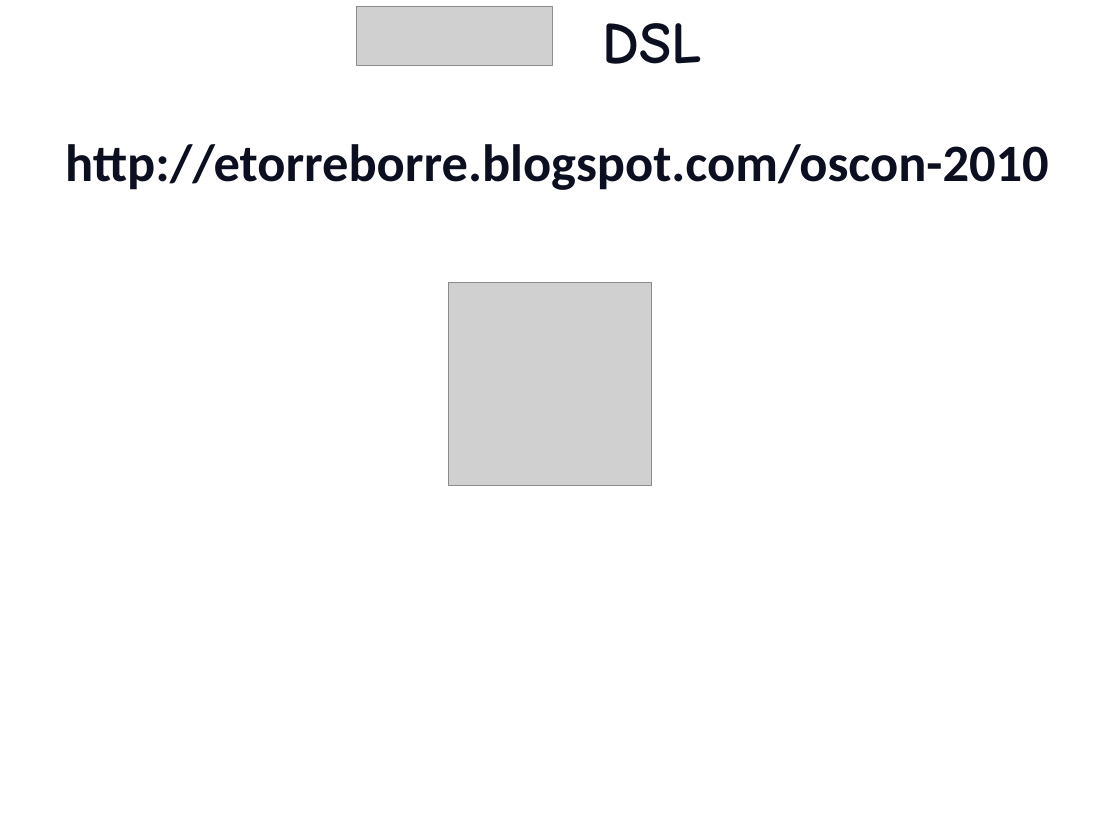
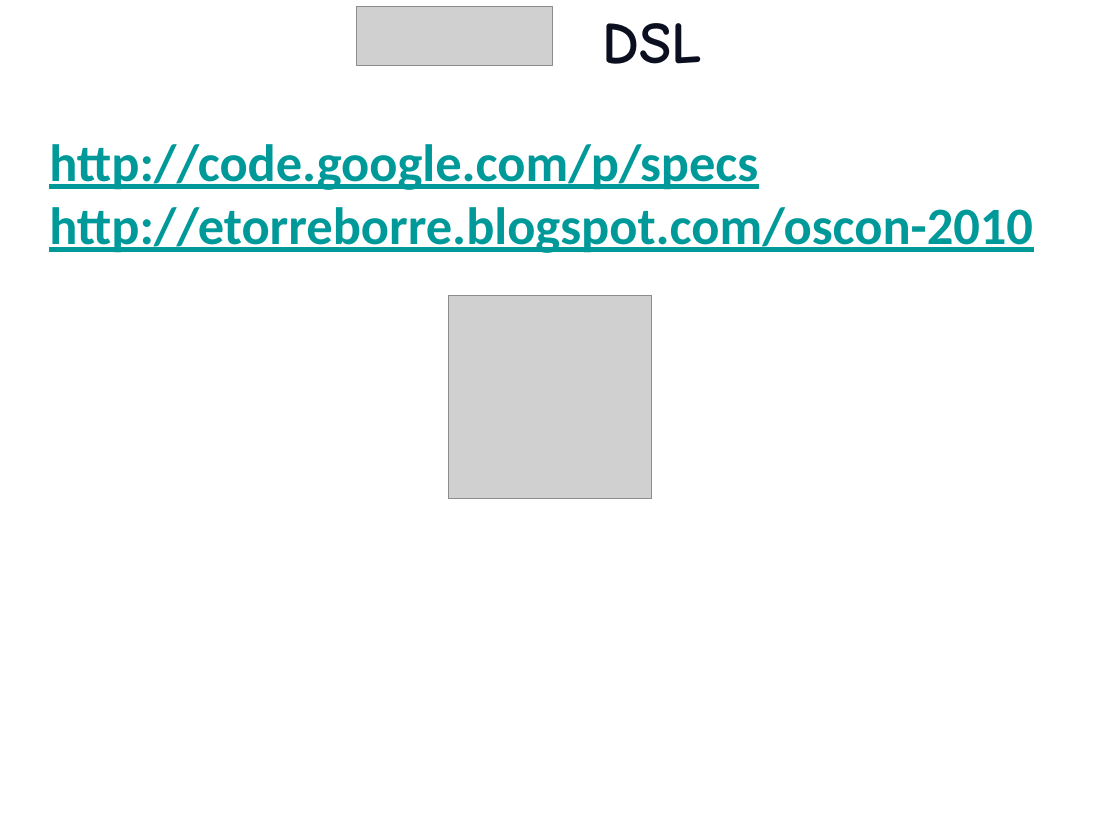
Before and after one commit to etorreborre/oscon-2010, a slide deck: slide 54 of src/main/resources/oscon_2010_specs.pptx (slide 52 before the commit). Drawn at 1120x840 pixels with LibreOffice and Linux fonts; fonts in the diff are those of the drawing; grey boxes stand for pictures; background and template pictures are left out. Boxes give left, top, right and bottom in pixels: in the first picture for what was removed or moved away, otherwise in the second. Text is boxed around its words. In the diff, an @@ line names an element or a change of style, - is before the commit and + after.

```diff
--- a/src/main/resources/oscon_2010_specs.pptx
+++ b/src/main/resources/oscon_2010_specs.pptx
@@ text at (49, 144, 758, 190): paragraph added @@
+http://code.google.com/p/specs
@@ text at (49, 207, 1033, 253): text colour #0C0F20 to #009999, underline on in "http://etorreborre.blogspot.com/oscon-2010"; alignment centre to left @@
@@ picture: place and size @@
-picture at (448, 282, 651, 485)
+picture at (448, 295, 651, 499)
```
Also in this commit, not shown: 37 other slides changed, 3 slides added, 1 slide removed.
